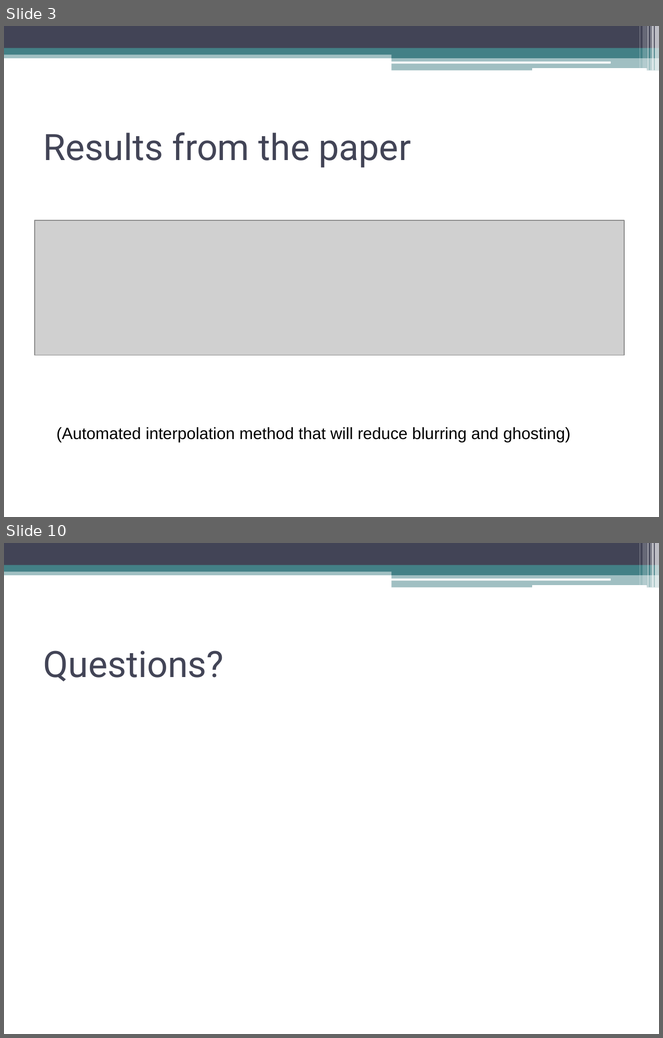
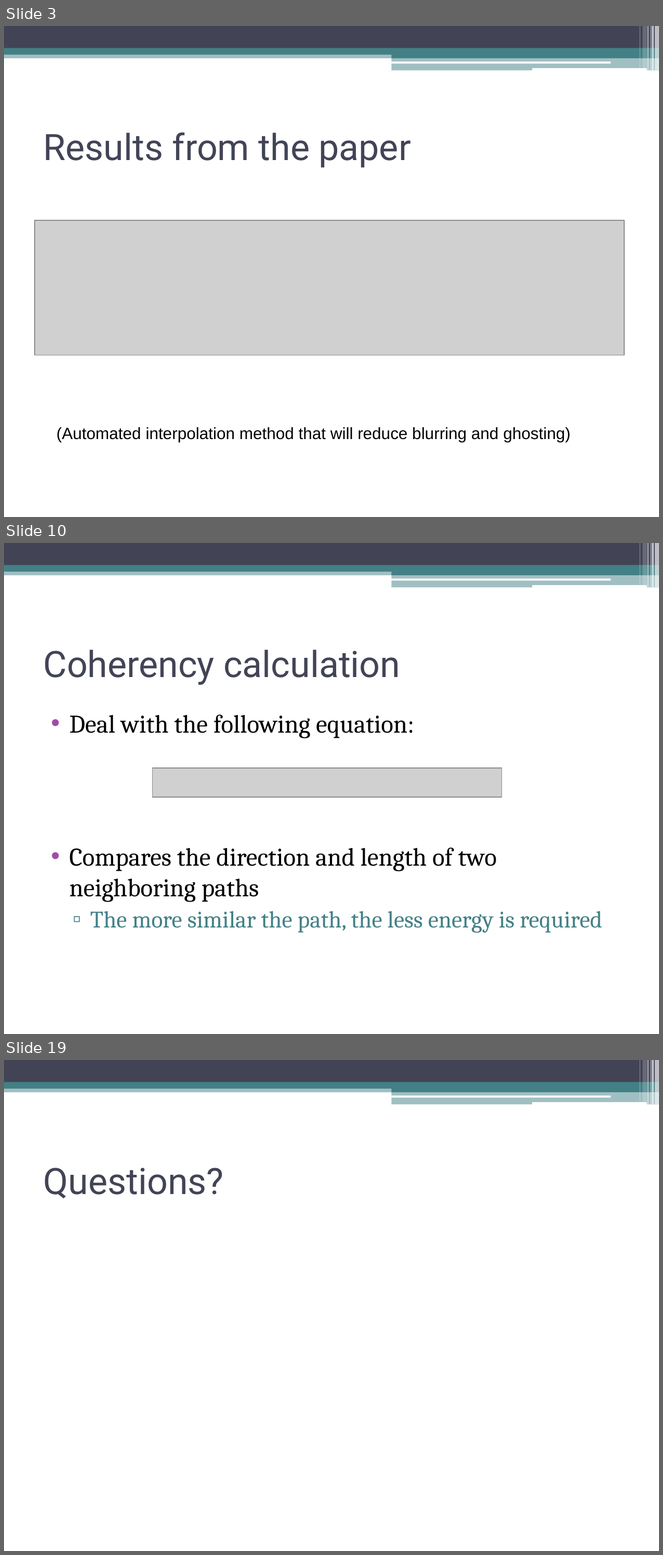
Before and after one commit to tmp0910/hmcinterpolation, a slide deck: FinalPresentation.ppt. Shown one above the other, each under a label of ours: slides 3 and 10 before the commit, slides 3, 10 and 19 after it; the slides between them are not shown. The pictures are 663x1038 and 663x1555 pixels, drawn with LibreOffice and Linux fonts; fonts in the diff are those of the drawing; grey boxes stand for pictures. Boxes give left, top, right and bottom in pixels: in the first picture for what was removed or moved away, otherwise in the second. Text is boxed around its words. In the diff, an @@ line names an element or a change of style, - is before the commit and + after.

```diff
--- a/FinalPresentation.ppt
+++ b/FinalPresentation.ppt
@@ slide 10 added at bbox=[4, 543, 659, 1034], background #FFFFFF; not listed: 13 template elements that a slide beside it also shows @@
@@ title added at bbox=[44, 650, 400, 685], 40 pt, text #424456 @@
+Coherency calculation
@@ text added at bbox=[70, 715, 603, 933], 28 pt, text #000000 @@
+• Deal with the following equation:
+• Compares the direction and length of two neighboring paths
+  ▫ The more similar the path, the less energy is required
@@ picture added at bbox=[153, 768, 502, 797] @@
@@ what was slide 10 is now slide 19 @@
```
Also in this commit, not shown: 2 slides changed, 12 other slides added, 4 slides removed, 1 other file.
